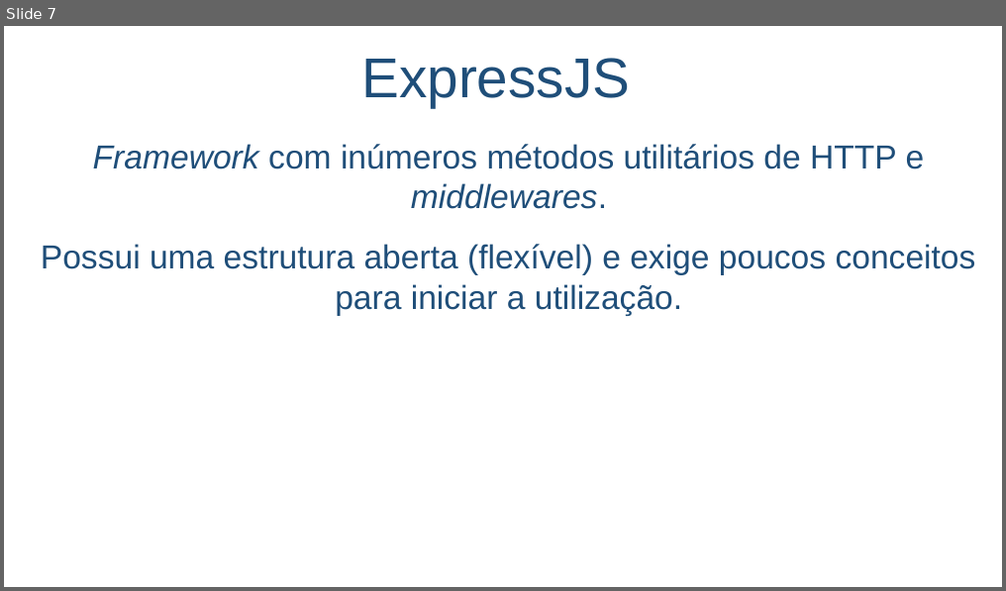
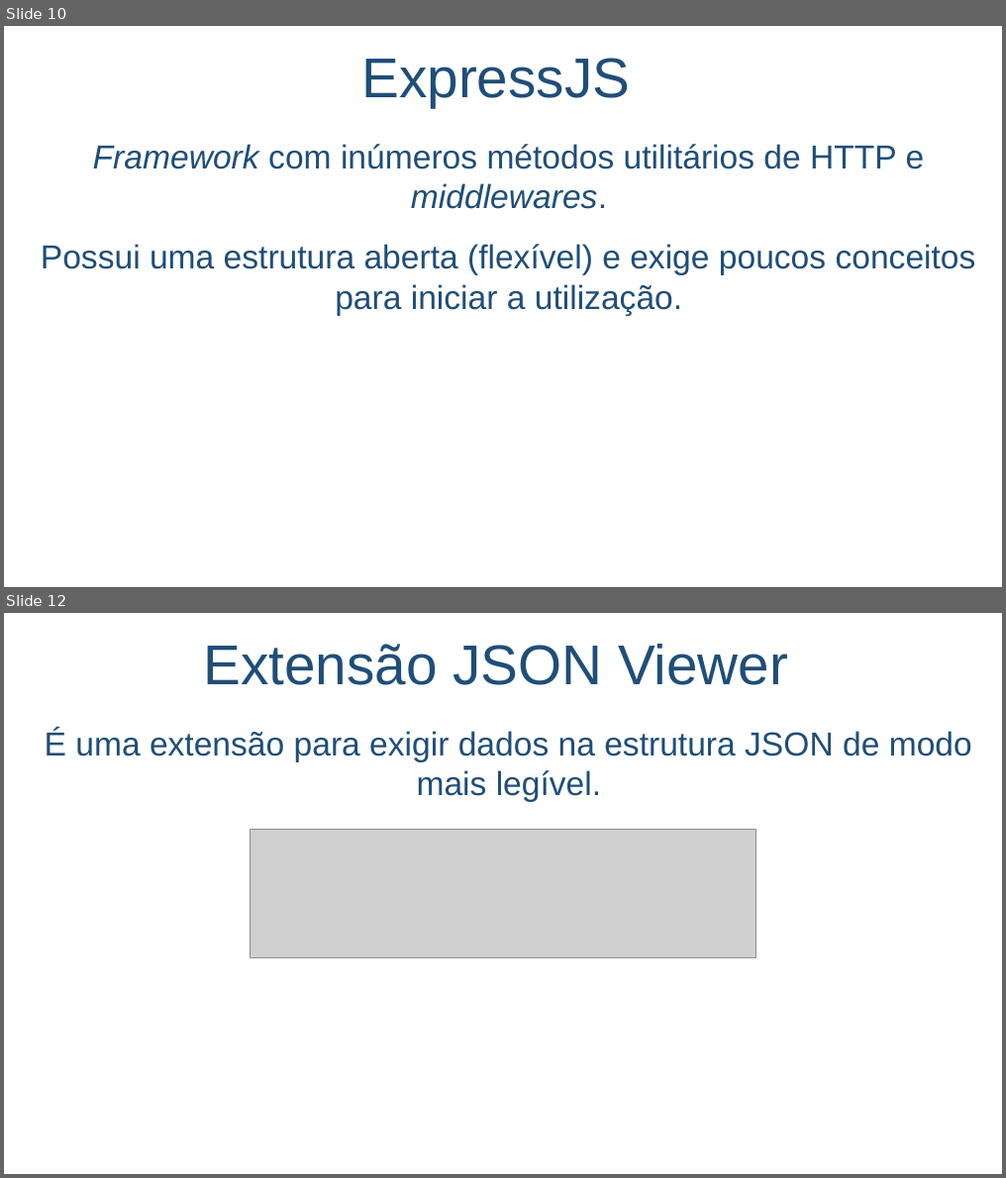
Before and after one commit to salmo-jr/public-slides, a slide deck: node-js.pptx. Shown one above the other, each under a label of ours: slide 7 before the commit, slides 10 and 12 after it; the slides between them are not shown. The pictures are 1006x591 and 1006x1178 pixels, drawn with LibreOffice and Linux fonts; fonts in the diff are those of the drawing; grey boxes stand for pictures; background and template pictures are left out. Boxes give left, top, right and bottom in pixels: in the first picture for what was removed or moved away, otherwise in the second. Text is boxed around its words. In the diff, an @@ line names an element or a change of style, - is before the commit and + after.

```diff
--- a/node-js.pptx
+++ b/node-js.pptx
@@ slide 12 added at (4, 613, 1002, 1174), background picture (left out) @@
@@ text added at (203, 644, 788, 685), 54 pt, text #1F4E79 @@
+Extensão JSON Viewer
@@ text added at (45, 729, 972, 802), 32 pt, text #1F4E79 @@
+É uma extensão para exigir dados na estrutura JSON de modo mais legível.
@@ picture added at (251, 830, 756, 959) @@
@@ what was slide 7 is now slide 10 @@
```
Also in this commit, not shown: 2 slides changed, 4 other slides added.
